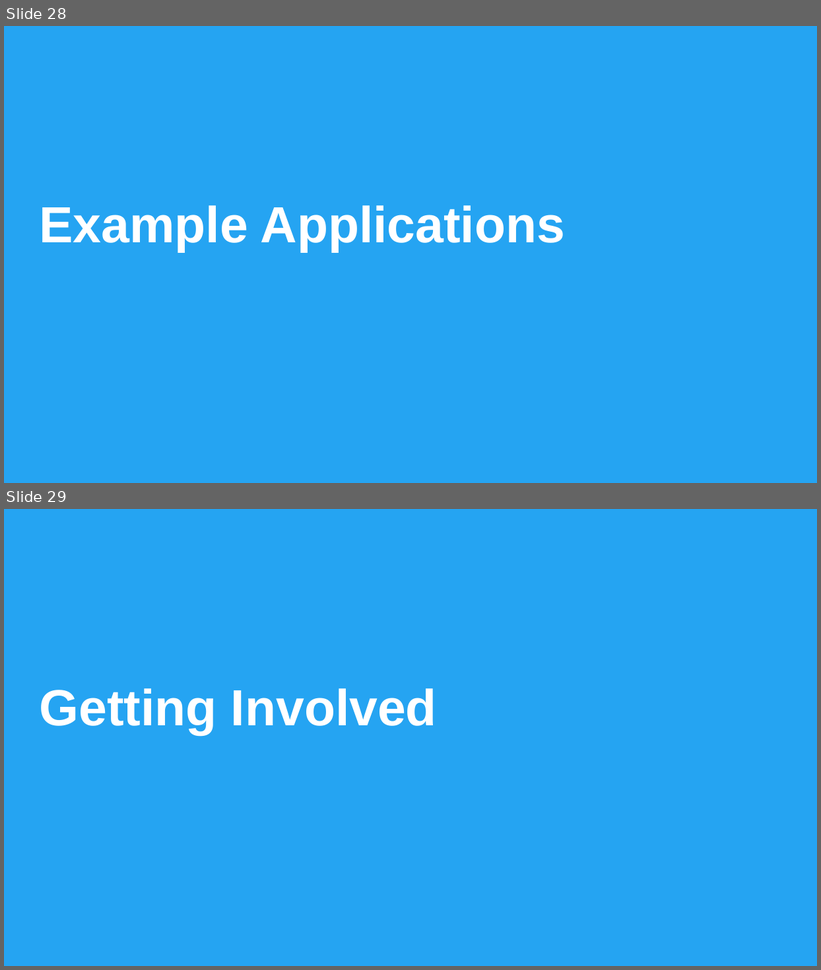
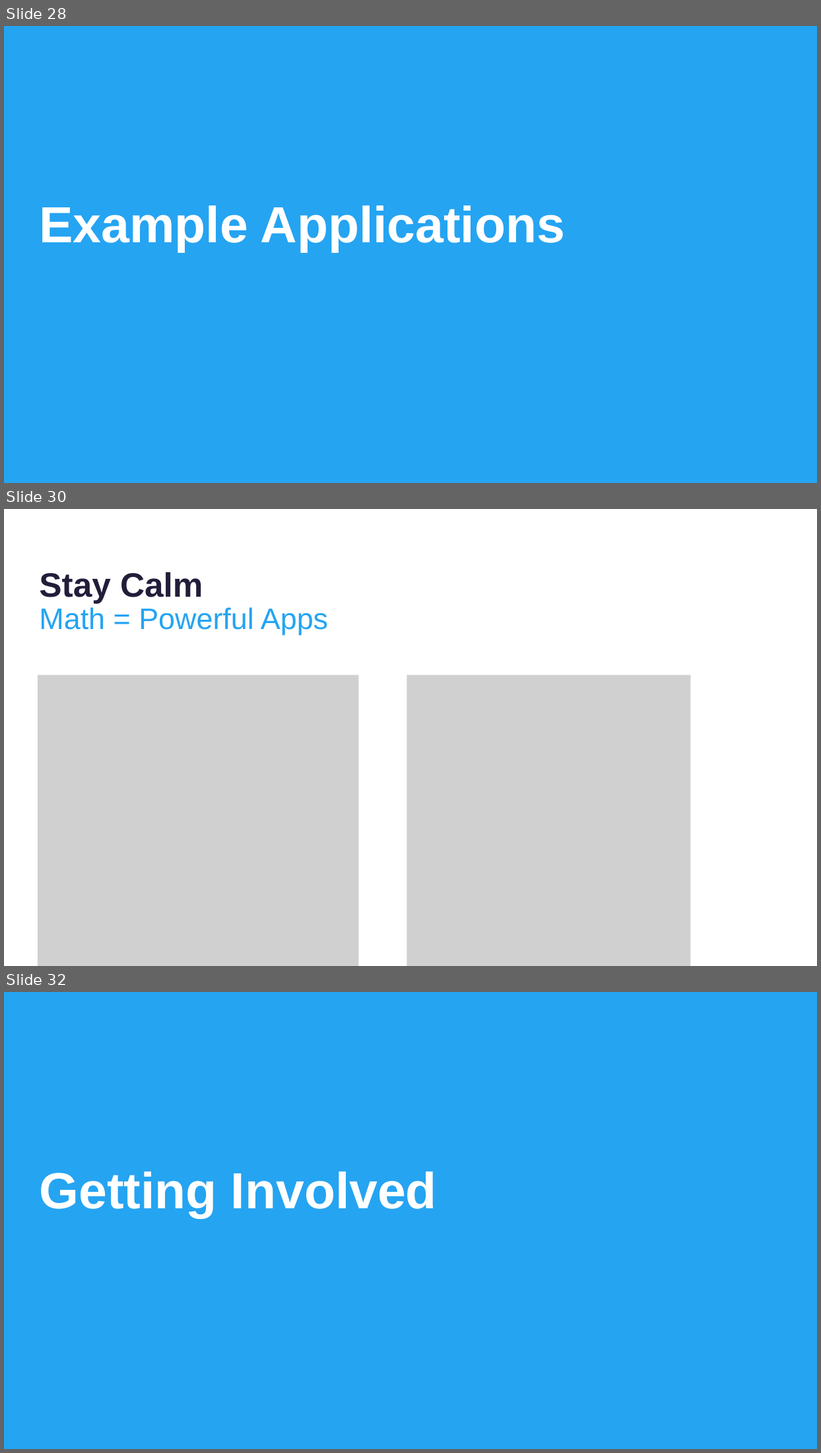
Before and after one commit to thomasnield/kotlinconf-datascience-talk, a slide deck: kotlin_for_data_science.pptx. Shown one above the other, each under a label of ours: slides 28 and 29 before the commit, slides 28, 30 and 32 after it; the slides between them are not shown. The pictures are 821x970 and 821x1453 pixels, drawn with LibreOffice and Linux fonts; fonts in the diff are those of the drawing; grey boxes stand for pictures; background and template pictures are left out. Boxes give left, top, right and bottom in pixels: in the first picture for what was removed or moved away, otherwise in the second. Text is boxed around its words. In the diff, an @@ line names an element or a change of style, - is before the commit and + after.

```diff
--- a/kotlin_for_data_science.pptx
+++ b/kotlin_for_data_science.pptx
@@ slide 30 added at [4,509,817,966], background #FFFFFF @@
@@ text added at [39,572,203,603], 80 pt, text #211E3A, bold @@
+Stay Calm
@@ text added at [39,607,328,635], 70 pt, text #25A4F2 @@
+Math = Powerful Apps
@@ picture added at [38,675,358,966] @@
@@ picture added at [407,675,690,966] @@
@@ what was slide 29 is now slide 32 @@
```
Also in this commit, not shown: 2 other slides added.
